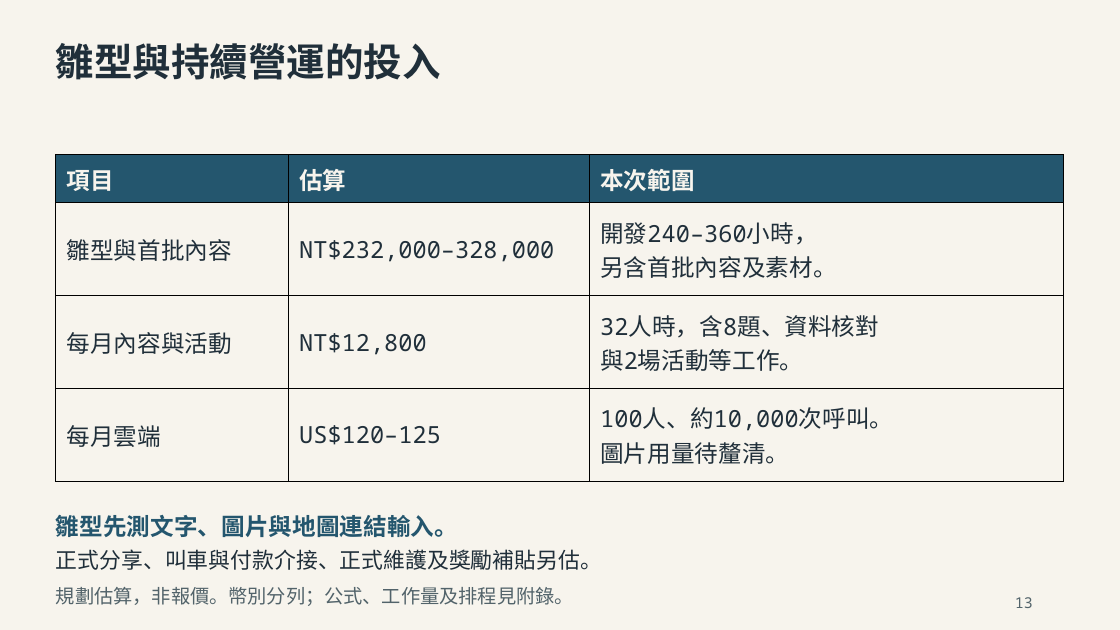
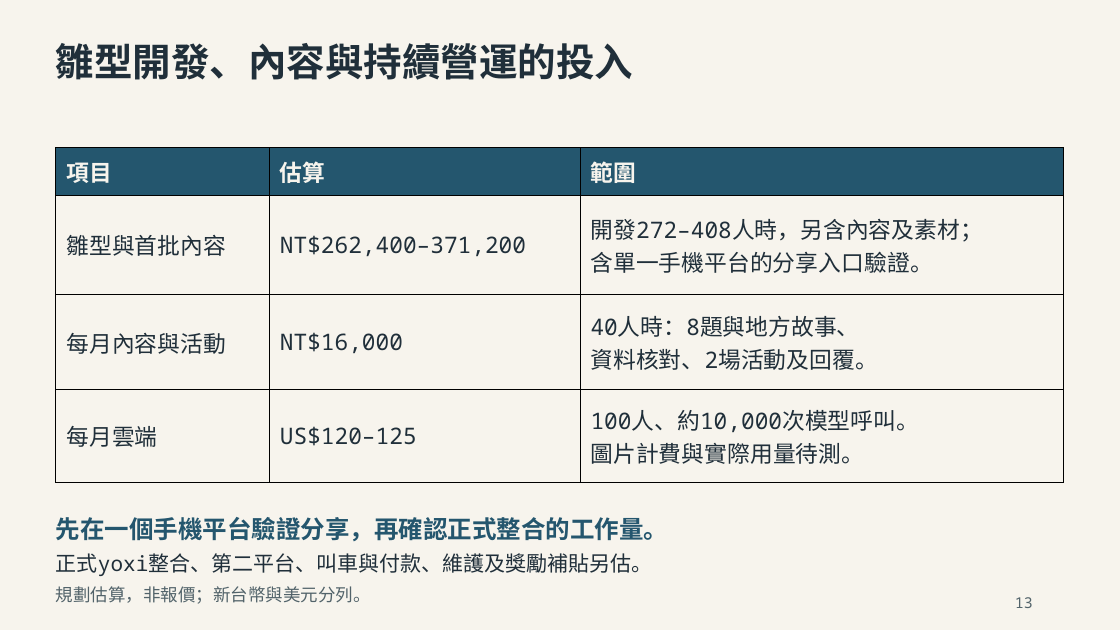
Before and after one commit to e40125/yoxi-meeting-review, a slide deck: slide 14 of downloads/proposal/yoxi-proposal.pptx. Drawn at 1120x630 pixels with LibreOffice and Linux fonts; fonts in the diff are those of the drawing. Boxes give left, top, right and bottom in pixels: in the first picture for what was removed or moved away, otherwise in the second. Text is boxed around its words. In the diff, an @@ line names an element or a change of style, - is before the commit and + after.

```diff
--- a/downloads/proposal/yoxi-proposal.pptx
+++ b/downloads/proposal/yoxi-proposal.pptx
@@ text at (56, 43, 633, 80): text changed @@
-雛型與持續營運的投入
+雛型開發、內容與持續營運的投入
@@ table at (56, 148, 1065, 482) @@
-row 1, column 3: 本次範圍
+row 1, column 3: 範圍
-row 2, column 2: NT$232,000–328,000
+row 2, column 2: NT$262,400–371,200
-row 2, column 3: 開發240–360小時， / 另含首批內容及素材。
+row 2, column 3: 開發272–408人時，另含內容及素材； / 含單一手機平台的分享入口驗證。
-row 3, column 2: NT$12,800
+row 3, column 2: NT$16,000
-row 3, column 3: 32人時，含8題、資料核對 / 與2場活動等工作。
+row 3, column 3: 40人時：8題與地方故事、 / 資料核對、2場活動及回覆。
-row 4, column 3: 100人、約10,000次呼叫。 / 圖片用量待釐清。
+row 4, column 3: 100人、約10,000次模型呼叫。 / 圖片計費與實際用量待測。
@@ size 20.2 to 19.5 pt in "項目", "估算", "雛型與首批內容", "每月內容與活動" and 2 more places @@
@@ table: place and size @@
-table at (56, 155, 1065, 481)
+table at (56, 148, 1065, 482)
@@ text at (56, 517, 668, 541): text changed; size 20.2 to 21 pt @@
-雛型先測文字、圖片與地圖連結輸入。
+先在一個手機平台驗證分享，再確認正式整合的工作量。
@@ text at (56, 553, 652, 576): text changed; size 18.8 to 18 pt @@
-正式分享、叫車與付款介接、正式維護及獎勵補貼另估。
+正式yoxi整合、第二平台、叫車與付款、維護及獎勵補貼另估。
@@ text at (56, 586, 371, 604): text changed; size 16.5 to 15 pt @@
-規劃估算，非報價。幣別分列；公式、工作量及排程見附錄。
+規劃估算，非報價；新台幣與美元分列。
```
Also in this commit, not shown: 21 other slides changed, 5 slides added, 5 slides removed, 47 other files.
